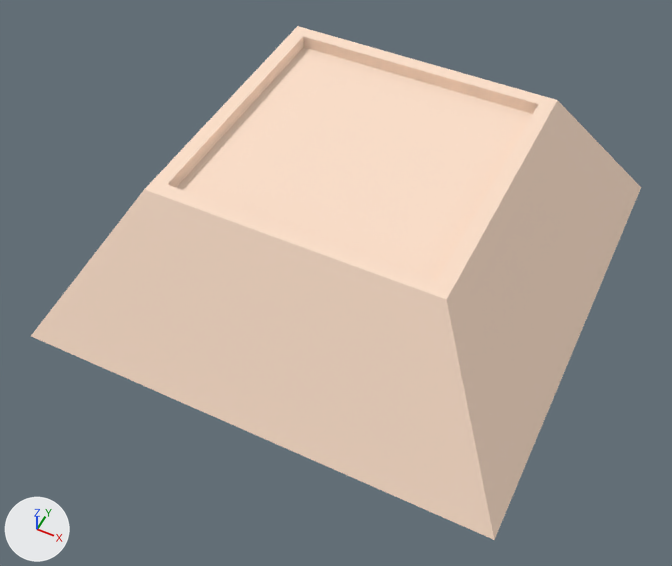
Two versions of the glTF model simulator/res/model/construction/tomb.glb, one commit apart.
Rendered twice from a camera (50 mm lens) standing at (11.7, -25.9, 25.9) and looking at (0.2, -2.9, -2.9). Every picture has the same lights, and +X, +Y and +Z are marked at lower left. Where no turn or scale is listed for an object, it has been applied to the vertices. Vertices at the same position are counted once.

Names of what the first picture shows: 'Cons_tomb_0'.
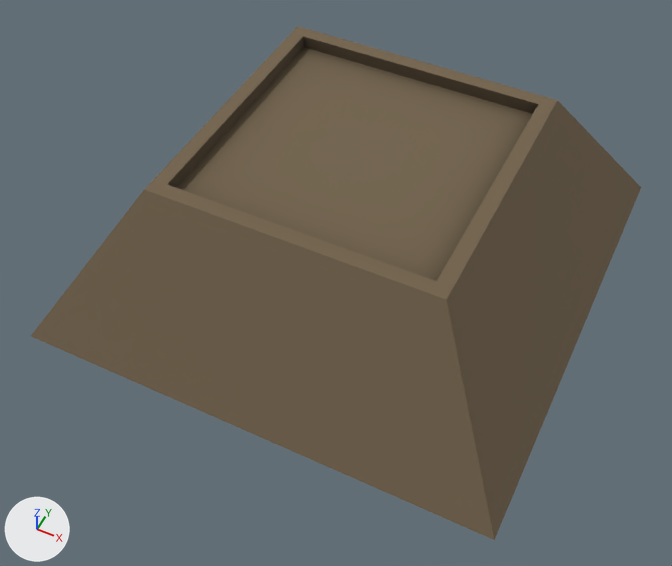
Pixel boxes (x1, y1, x2, y2) of what changed, in the pictures (672 x 566 px):
'Cons_tomb_0', surface changed (beige to brown)
    both: (31, 26, 641, 540)

The change, as a list of edits to the scene's bpy script:
```text
Add img_base:
    img_base = load_image('base', '_unpacked/base', 1024, 1024, 'sRGB')
Change mat_材质:
    remove mat_材质.base_color = (1.0, 0.76, 0.604)  # beige #ffe2cc
    add mat_材质.texture = img_base
Change me_立方体:
    where me_立方体.from_pydata(...)  # 16 vertices, 28 faces; spans x -10.0..10.0, y -10.0..10.0, z -4.4..2.1
    used by ob_cons_tomb_0; location = (-0.08, -0.27, 0.46)
    me_立方体 part 1: texture (UV) coordinates of 28 of 28 faces, centred in x -8.7..8.7, y -8.7..8.7, z -4.4..2.1, changed; they spanned u 0.12..0.88, v 0.0..1.0 and now span u 0.0..1.0, v 0.0..0.76
```
